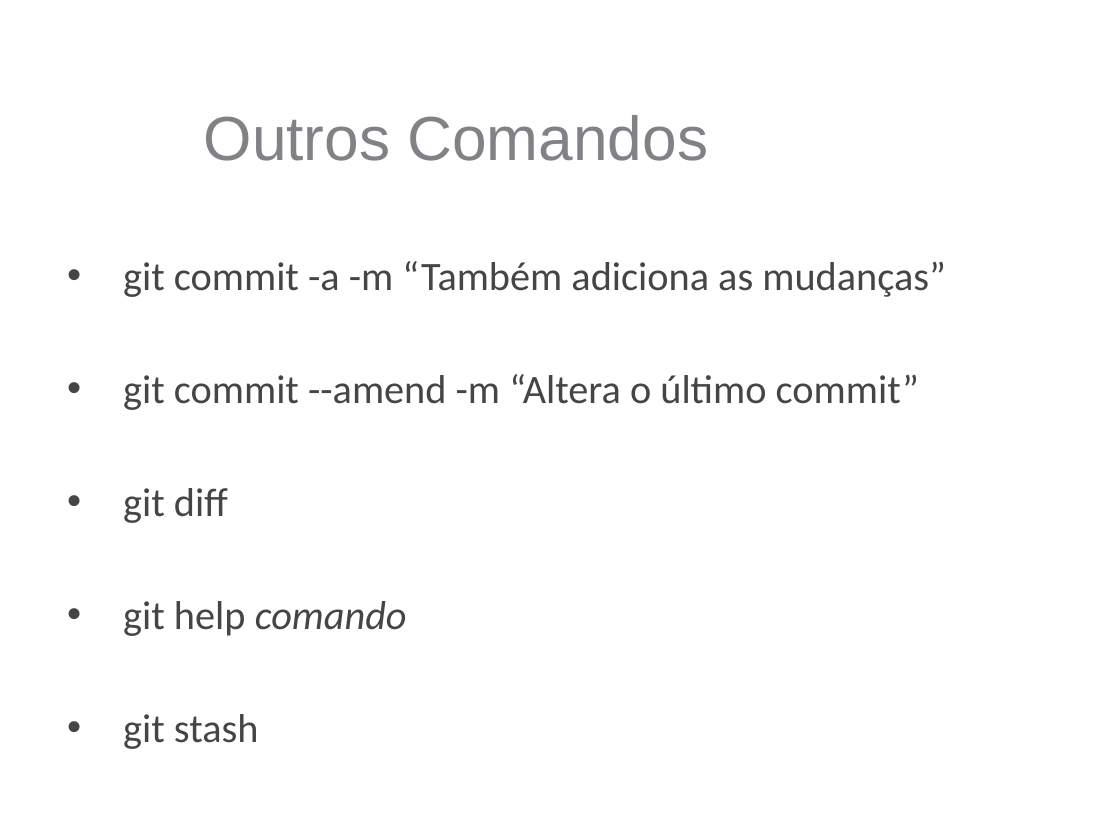
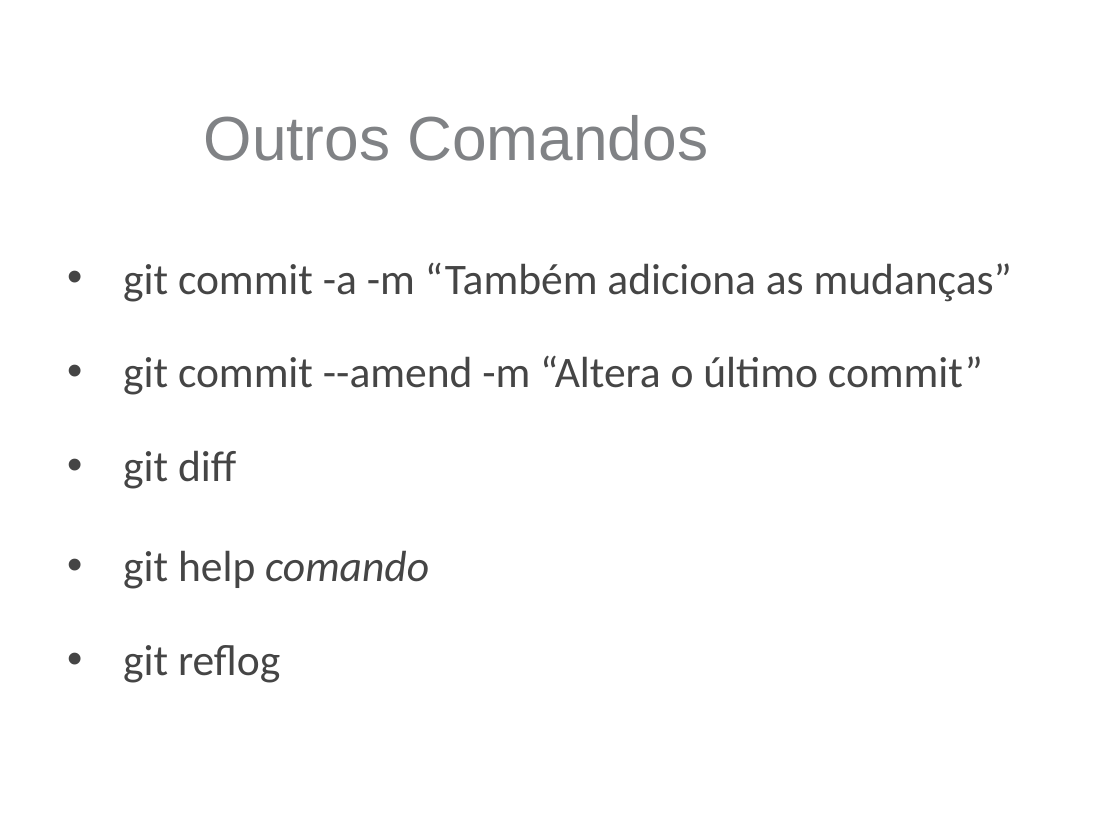
Before and after one commit to marcelocordeiro/Git-Minicurso, a slide deck: slide 29 of Slides.pptx (slide 28 before the commit). Drawn at 1120x840 pixels with LibreOffice and Linux fonts; fonts in the diff are those of the drawing; background and template pictures are left out. Boxes give left, top, right and bottom in pixels: in the first picture for what was removed or moved away, otherwise in the second. Text is boxed around its words. In the diff, an @@ line names an element or a change of style, - is before the commit and + after.

```diff
--- a/Slides.pptx
+++ b/Slides.pptx
@@ text at (x1=123, y1=263, x2=1012, y2=589): size 25.9 to 28 pt @@
@@ text at (x1=123, y1=645, x2=280, y2=683): text changed; size 25.9 to 28 pt @@
-• git stash
+• git reflog
```
Also in this commit, not shown: 9 other slides changed, 1 slide added, 3 slides removed.
